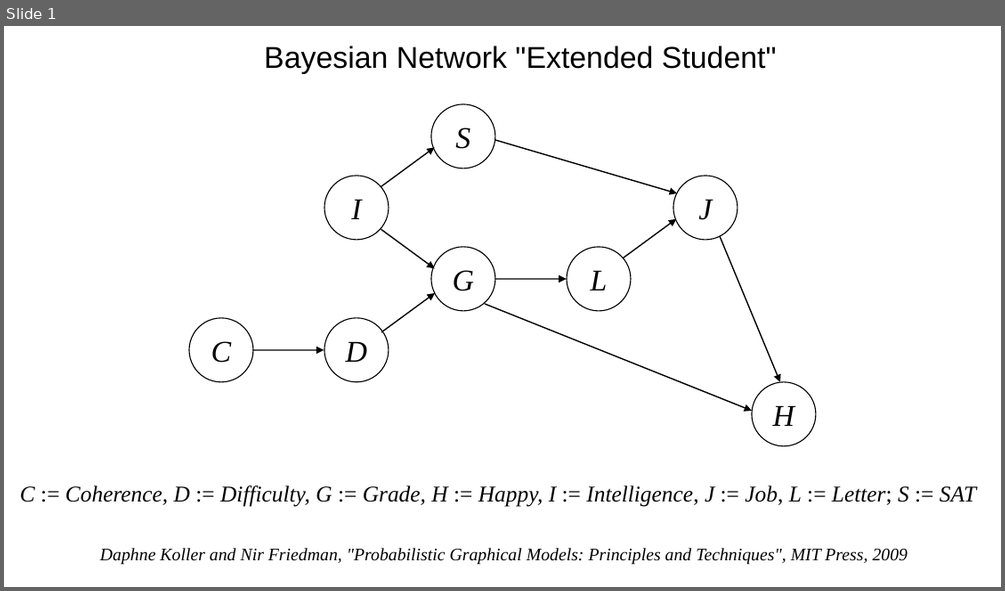
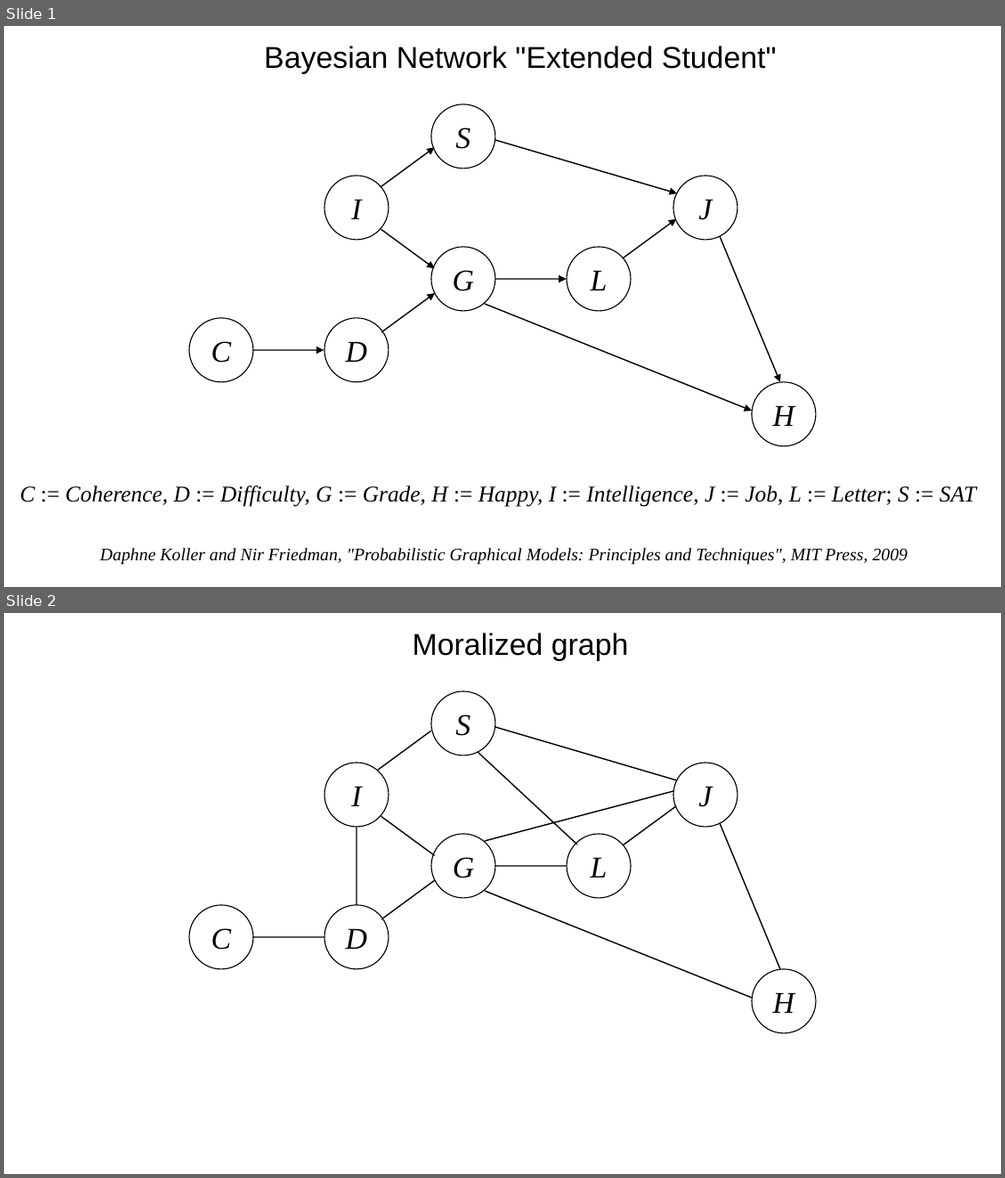
Before and after one commit to ax-va/Project-BayesianPy, a slide deck: models/factor_graphs/extended_student.odp. Shown one above the other, each under a label of ours: slide 1 before the commit, slides 1 and 2 after it. The pictures are 1005x591 and 1005x1178 pixels, drawn with LibreOffice and Linux fonts; fonts in the diff are those of the drawing. Boxes give left, top, right and bottom in pixels: in the first picture for what was removed or moved away, otherwise in the second. Text is boxed around its words. In the diff, an @@ line names an element or a change of style, - is before the commit and + after.

```diff
--- a/models/factor_graphs/extended_student.odp
+++ b/models/factor_graphs/extended_student.odp
@@ slide 2 added at (x1=4, y1=613, x2=1001, y2=1174), background #FFFFFF @@
@@ title added at (x1=413, y1=633, x2=629, y2=660), 24 pt, text #000000 @@
+Moralized graph
@@ ellipse added at (x1=431, y1=691, x2=495, y2=756), outline #000000 0.79 pt, 24 pt, text #000000, italic @@
+S
@@ line added from (378, 771) to (431, 730), #000000 0.99 pt @@
@@ line added from (495, 727) to (677, 780), #000000 0.99 pt @@
@@ ellipse added at (x1=324, y1=763, x2=388, y2=827), outline #000000 0.79 pt, 24 pt, text #000000, italic @@
+I
@@ line added from (478, 753) to (577, 844), #000000 0.99 pt @@
@@ ellipse added at (x1=673, y1=763, x2=737, y2=827), outline #000000 0.79 pt, 24 pt, text #000000, italic @@
+J
@@ line added from (485, 841) to (673, 791), #000000 0.99 pt @@
@@ line added from (381, 817) to (435, 855), #000000 0.99 pt @@
@@ line added from (623, 845) to (676, 805), #000000 0.99 pt @@
@@ line added from (720, 823) to (780, 969), #000000 0.99 pt @@
@@ line added from (356, 905) to (356, 827), #000000 0.99 pt @@
@@ ellipse added at (x1=432, y1=834, x2=496, y2=898), outline #000000 0.79 pt, 24 pt, text #000000, italic @@
+G
@@ ellipse added at (x1=566, y1=834, x2=631, y2=898), outline #000000 0.79 pt, 24 pt, text #000000, italic @@
+L
@@ line added from (495, 867) to (566, 867), #000000 0.99 pt @@
@@ ellipse added at (x1=189, y1=905, x2=254, y2=969), outline #000000 0.79 pt, 24 pt, text #000000, italic @@
+C
@@ ellipse added at (x1=324, y1=905, x2=388, y2=969), outline #000000 0.79 pt, 24 pt, text #000000, italic @@
+D
@@ line added from (381, 920) to (435, 880), #000000 0.99 pt @@
@@ line added from (485, 891) to (752, 997), #000000 0.99 pt @@
@@ line added from (252, 937) to (324, 937), #000000 0.99 pt @@
@@ ellipse added at (x1=752, y1=969, x2=817, y2=1034), outline #000000 0.79 pt, 24 pt, text #000000, italic @@
+H
```
Also in this commit, not shown: 1 other file.
